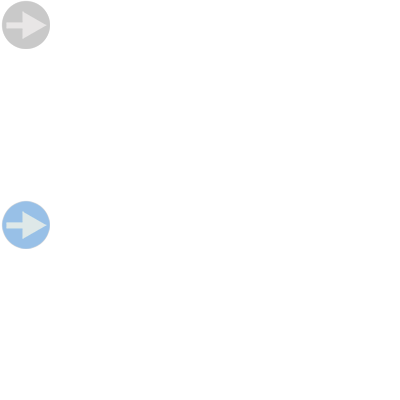
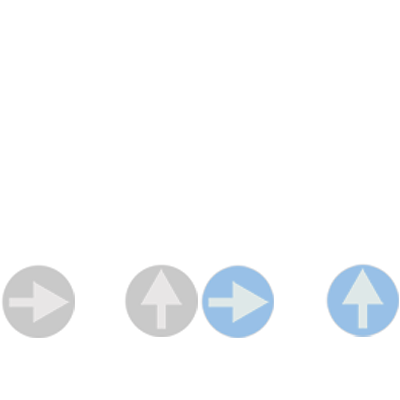
Layered file, before and after one edit (400 x 400). Changes by layer:
removed group "right" (2 layers) over <box>1,0,50,249</box>
added group "right 1.5x" with 2 layers above "right copy" over <box>1,264,274,338</box>
moved "up" (2nd of 5, in "right 1.5x") into group "right 1.5x", painted on it over <box>1,0,75,338</box>
moved "down" (2nd of 5, in "right 1.5x") into group "right 1.5x", painted on it over <box>1,200,274,338</box>
added group "up 1.5x" with 2 layers above "up copy" over <box>124,263,399,337</box>
added layer "up" (4th of 5, in "up 1.5x") in group "up 1.5x" over <box>124,264,198,337</box>
added layer "down" (4th of 5, in "up 1.5x") in group "up 1.5x" over <box>325,263,399,337</box>
